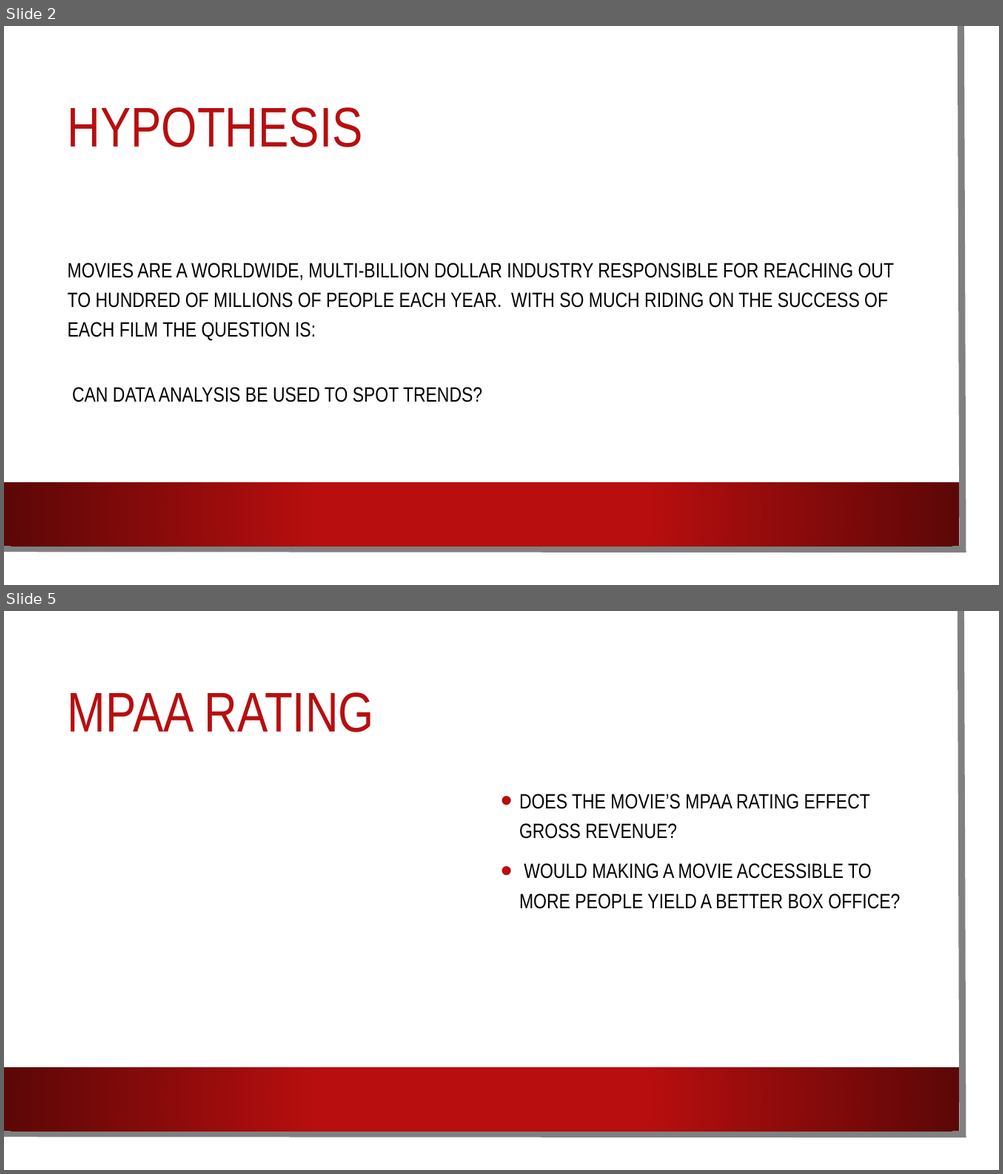
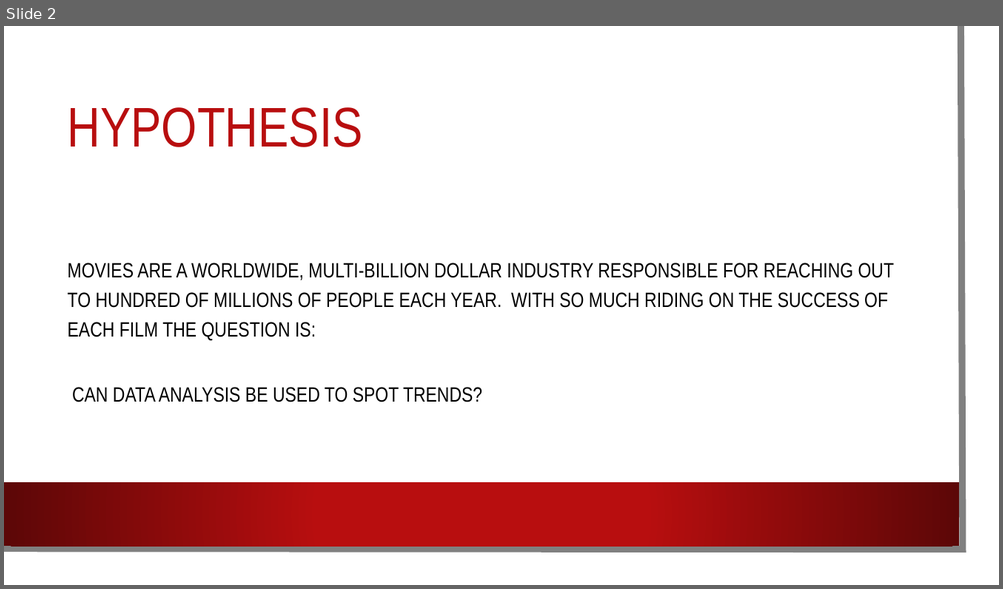
Before and after one commit to mlubin2/Movie_Project, a slide deck: Movie PP.pptx. Shown one above the other, each under a label of ours: slides 2 and 5 before the commit, slide 2 after it; the slides between them are not shown. The pictures are 1003x1174 and 1003x589 pixels, drawn with LibreOffice and Linux fonts; fonts in the diff are those of the drawing; background and template pictures are left out. Boxes give left, top, right and bottom in pixels: in the first picture for what was removed or moved away, otherwise in the second. Text is boxed around its words. In the diff, an @@ line names an element or a change of style, - is before the commit and + after.

```diff
--- a/Movie PP.pptx
+++ b/Movie PP.pptx
@@ slide 5 removed at (4,611,999,1170), background picture (left out); not listed: 3 template elements that a slide beside it also shows @@
@@ title removed at (68,692,374,732) @@
-MPAA RATING
@@ text removed at (519,794,899,909) @@
-• DOES THE MOVIE’S MPAA RATING EFFECT GROSS REVENUE?
-• WOULD MAKING A MOVIE ACCESSIBLE TO MORE PEOPLE YIELD A BETTER BOX OFFICE?
```
Also in this commit, not shown: 5 slides changed, 3 slides added.
